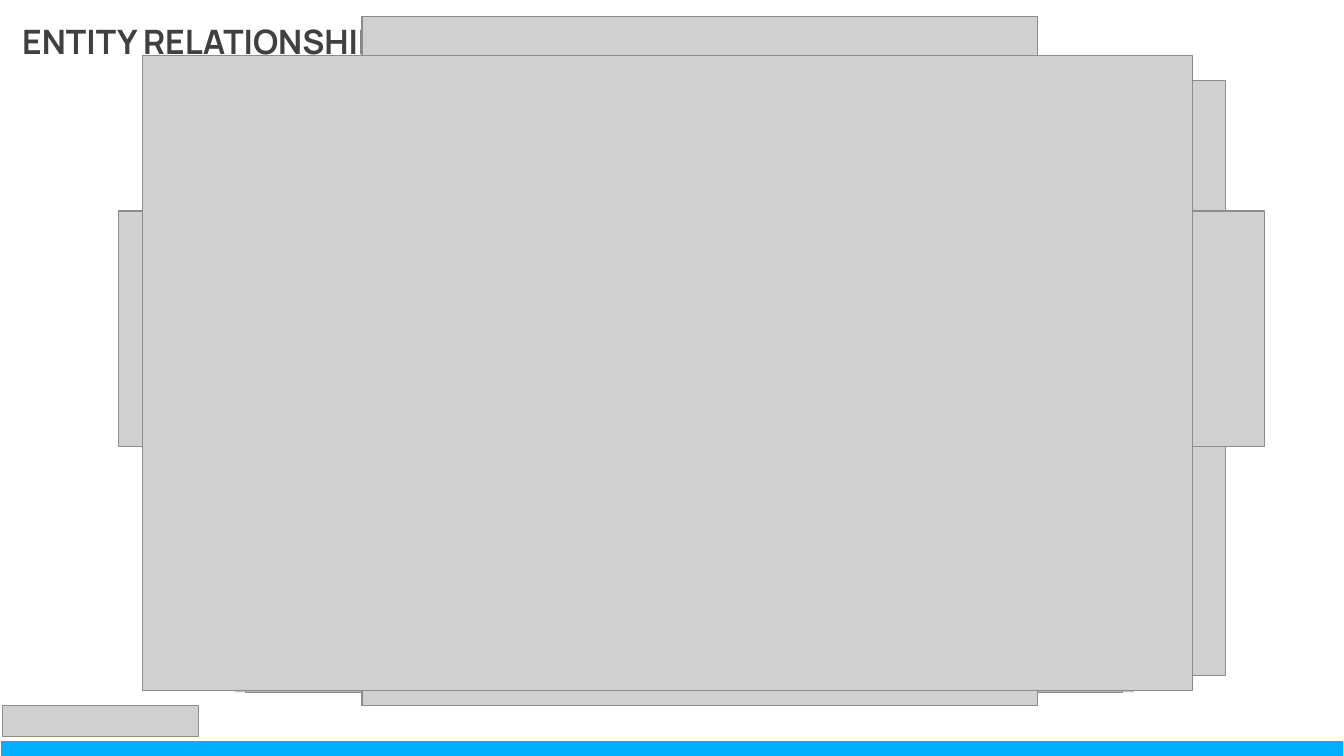
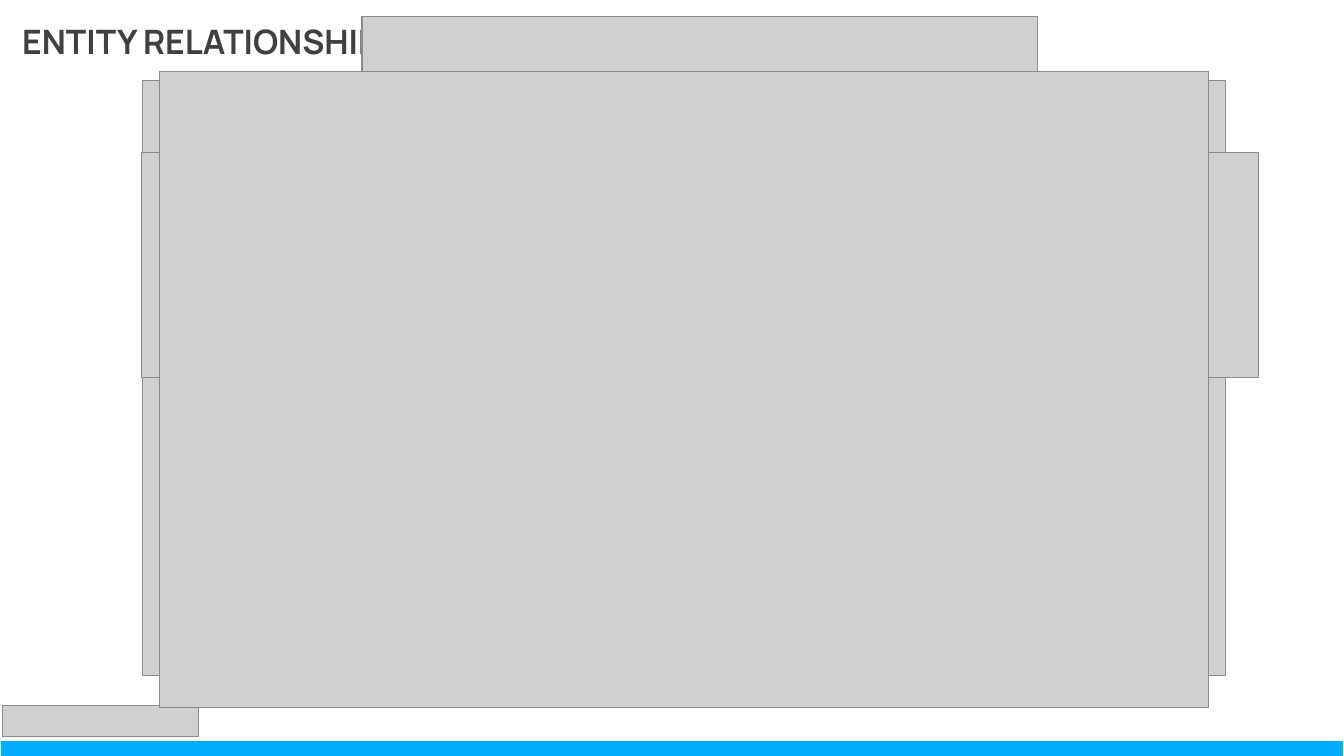
Before and after one commit to handihand53/BookLook, a slide deck: slide 7 of docs/BookLook PPT.pptx. Drawn at 1344x756 pixels with LibreOffice and Linux fonts; fonts in the diff are those of the drawing; grey boxes stand for pictures. Boxes give left, top, right and bottom in pixels: in the first picture for what was removed or moved away, otherwise in the second. Text is boxed around its words. In the diff, an @@ line names an element or a change of style, - is before the commit and + after.

Commit message:
updated booklook

```diff
--- a/docs/BookLook PPT.pptx
+++ b/docs/BookLook PPT.pptx
@@ picture: place and size @@
-picture at (143,55,1193,691)
+picture at (159,72,1209,707)
@@ rectangle removed at (235,81,1134,693) @@
@@ picture removed at (246,81,1123,693) @@
@@ picture: place and size @@
-picture at (118,211,1265,447)
+picture at (141,152,1258,378)
```
